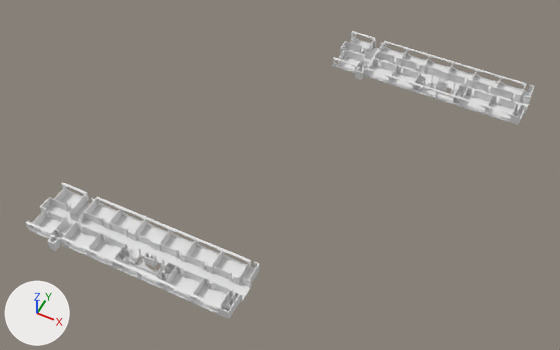
Two versions of the FBX model Prefabs/SecondoPiano.fbx, one commit apart.
The view is the same before and after, from a 50 mm camera at (1060.0, -1109.0, 2061.0) aimed at (235.0, 540.0, -1.0). The lights are fixed; the arrows at lower left show +X, +Y and +Z. The first picture is the older version. Where no turn or scale is listed for an object, it has been applied to the vertices.

Names of what the first picture shows: 'SecondoPiano', 'SecondoPiano.001'.
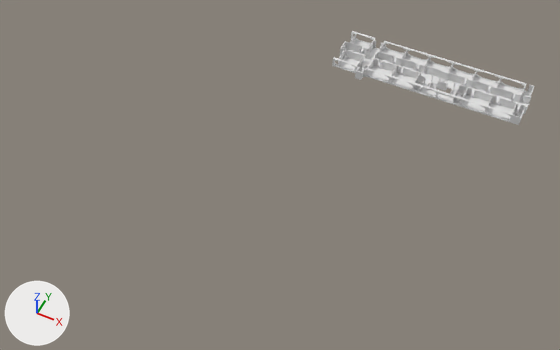
The newer file is also turned or shifted as a whole; pictures and numbers use the older file's frame.

The change, as a list of edits to the scene's bpy script:
```text
Remove ob_secondopiano_001:
    ob_secondopiano_001 = bpy.data.objects.new('SecondoPiano.001', me_secondopiano_001)
    ob_secondopiano_001.location = (-557.0, -1203.0, 0.0)
```

Pixel boxes (x1, y1, x2, y2) of what changed, in the pictures (560 x 350 px):
'SecondoPiano.001', deleted
    before: (26, 182, 260, 319)
